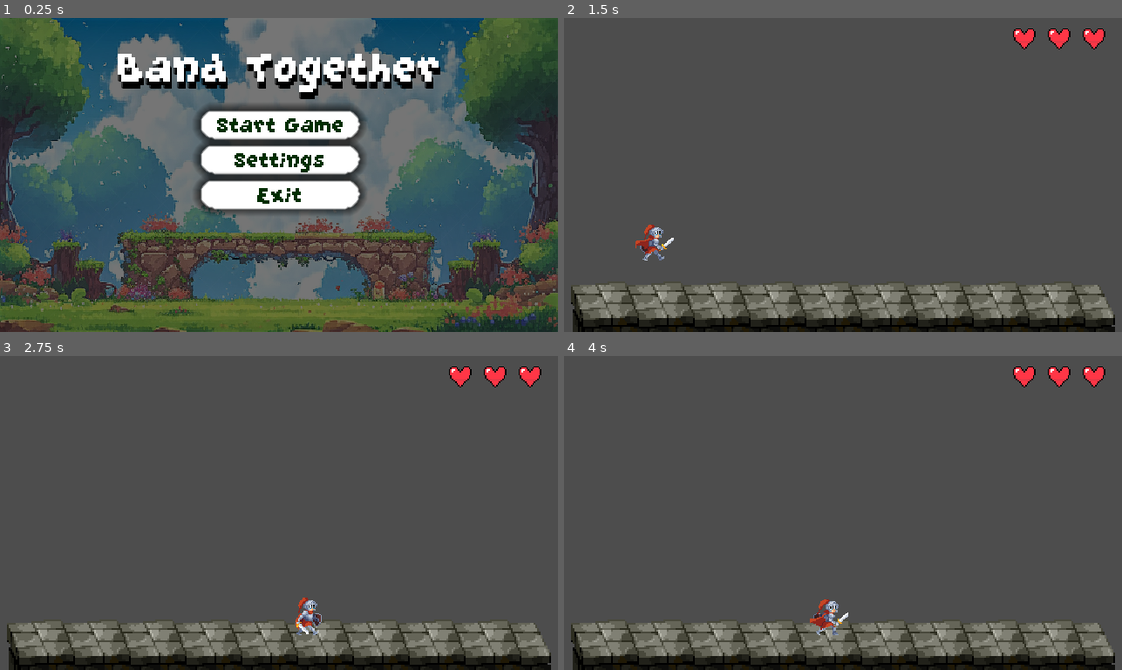
Above: before the commit, frames 1-4 (two rows, left to right).
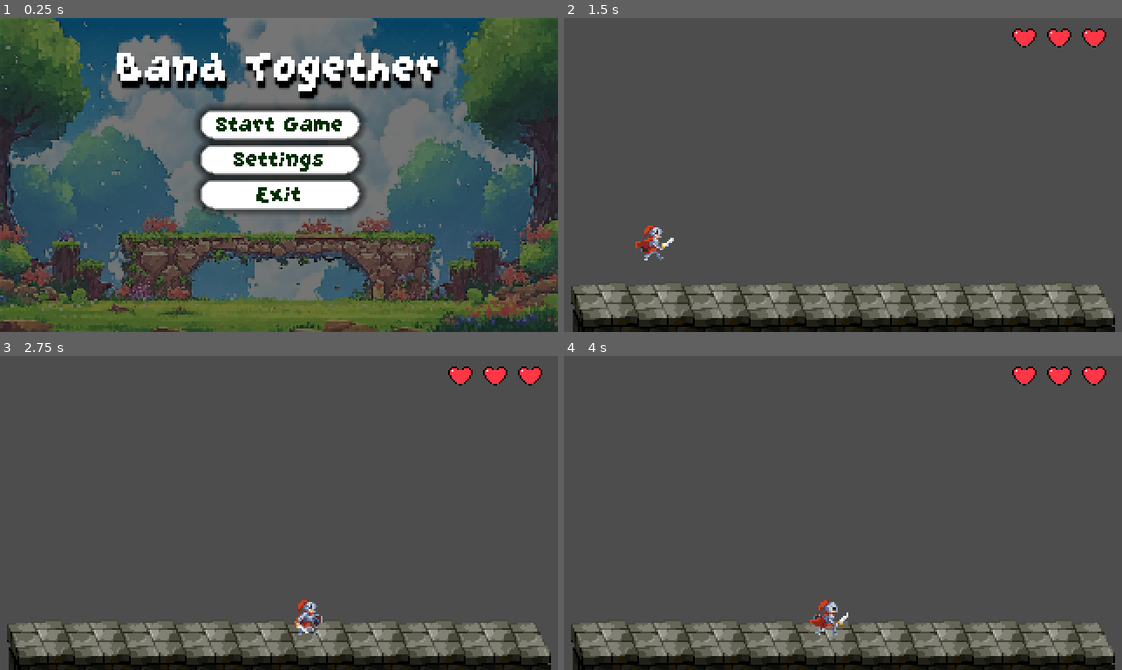
Above: after the commit, the same moments.

Repository: No-Pressure-Games-TM/Band-Together
Game: Godot game, scene res://scenes/main_menu.tscn
The game is run twice, just before and just after one commit, with the same random seed, the same clock (stepped at 60 frames per second) and the same inputs.
Inputs:
- Up to frame 1 (0.25 s): no input
- Up to frame 2 (1.5 s): click "Start Game" at 0.5 s; hold Right (Right) from 1.28 s (still down); tap Z (Accept) at 1.35 s
- Up to frame 3 (2.75 s): keep holding Right (Right); tap Z (Accept) at 2.1 s
- Up to frame 4 (4 s): release Right (Right) at 2.78 s; hold Left (Left) 2.78-3.53 s; tap Z (Accept) at 2.85, 3.6 s; hold Right (Right) from 3.53 s (still down)

The runs differ from the first frame. In frame 1, 10% of the frame differs, in the area x 0-100%, y 0-100%; in frame 2, 0.3%; in frame 3, 0.4%; in frame 4, 0.4%.

Commit message:
changed project settings

Diff:
--- a/band_together/project.godot
+++ b/band_together/project.godot
@@ -22,8 +22,12 @@
 window/size/resizable=false
 window/size/window_width_override=2560
 window/size/window_height_override=1440
-window/stretch/mode="canvas_items"
+window/stretch/mode="viewport"
 window/stretch/scale_mode="integer"
+
+[dotnet]
+
+project/assembly_name="Band Together"
 
 [file_customization]
 
@@ -90,4 +94,5 @@
 textures/canvas_textures/default_texture_filter=0
 renderer/rendering_method="gl_compatibility"
 renderer/rendering_method.mobile="gl_compatibility"
+2d/snap/snap_2d_transforms_to_pixel=true
 2d/snap/snap_2d_vertices_to_pixel=true
